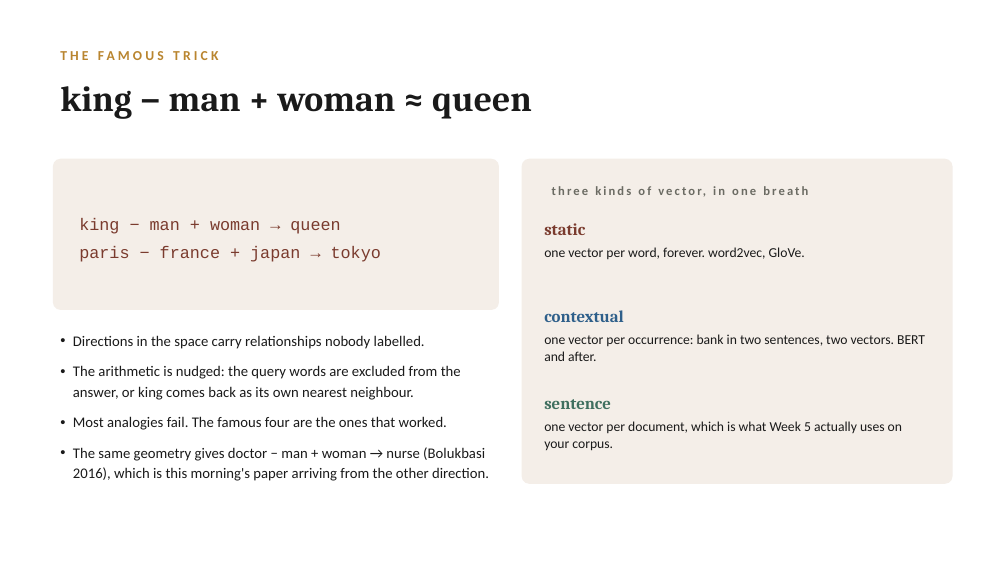
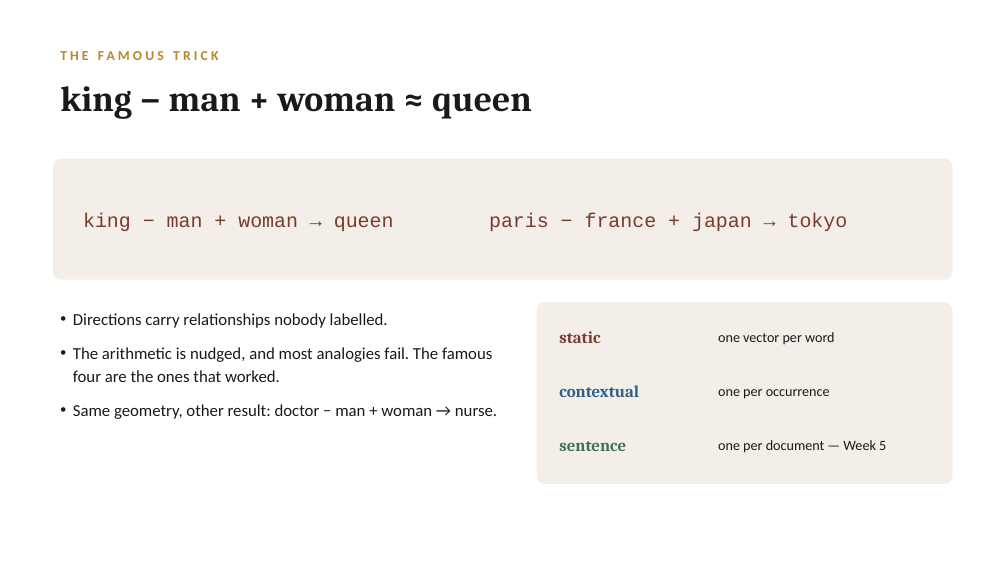
Before and after one commit to lucianli123/culture-as-data-2026, a slide deck: slide 16 of slides/week-04-lecture-draft.pptx (slide 13 before the commit). Drawn at 1008x567 pixels with LibreOffice and Linux fonts; fonts in the diff are those of the drawing. Boxes give left, top, right and bottom in pixels: in the first picture for what was removed or moved away, otherwise in the second. Text is boxed around its words. In the diff, an @@ line names an element or a change of style, - is before the commit and + after.

```diff
--- a/slides/week-04-lecture-draft.pptx
+++ b/slides/week-04-lecture-draft.pptx
@@ rounded rectangle at box(53, 159, 953, 280): proportions changed @@
@@ rounded rectangle: place and size @@
-rounded rectangle at box(53, 159, 499, 310)
+rounded rectangle at box(53, 159, 953, 280)
@@ text removed at box(544, 178, 930, 204) @@
-three kinds of vector, in one breath
@@ text at box(83, 213, 848, 231): text changed; size 16 to 19 pt @@
-king − man + woman → queen
-paris − france + japan → tokyo
+king − man + woman → queen paris − france + japan → tokyo
@@ text at box(73, 313, 497, 419): text changed; size 14 to 16 pt @@
-• Directions in the space carry relationships nobody labelled.
-• The arithmetic is nudged: the query words are excluded from the answer, or king comes back as its own nearest neighbour.
-• Most analogies fail. The famous four are the ones that worked.
-• The same geometry gives doctor − man + woman → nurse (Bolukbasi 2016), which is this morning's paper arriving from the other direction.
+• Directions carry relationships nobody labelled.
+• The arithmetic is nudged, and most analogies fail. The famous four are the ones that worked.
+• Same geometry, other result: doctor − man + woman → nurse.
@@ rounded rectangle: place and size @@
-rounded rectangle at box(522, 159, 953, 484)
+rounded rectangle at box(537, 302, 953, 484)
@@ rounded rectangle at box(537, 302, 953, 484): proportions changed @@
@@ text "static": place and size @@
-text "static" at box(544, 223, 585, 235)
+text "static" at box(559, 331, 600, 343)
@@ text "one vector per word" at box(718, 332, 835, 345): vertical alignment top to middle @@
@@ text removed at box(544, 334, 925, 361) @@
-one vector per occurrence: bank in two sentences, two vectors. BERT and after.
@@ text at box(718, 332, 835, 345): text changed; size 13 to 13.5 pt @@
-one vector per word, forever. word2vec, GloVe.
+one vector per word
@@ text "contextual": place and size @@
-text "contextual" at box(544, 310, 624, 322)
+text "contextual" at box(559, 385, 639, 397)
@@ text added at box(718, 389, 830, 399), 13.5 pt, text #1A1A1A @@
+one per occurrence
@@ text "sentence": place and size @@
-text "sentence" at box(544, 399, 611, 409)
+text "sentence" at box(559, 441, 626, 451)
@@ text "one per document — Week ..." at box(718, 440, 886, 453): vertical alignment top to middle @@
@@ text at box(718, 440, 886, 453): text changed; size 13 to 13.5 pt @@
-one vector per document, which is what Week 5 actually uses on your corpus.
+one per document — Week 5
```
Also in this commit, not shown: 11 other slides changed, 5 slides added, 2 slides removed, 3 other files.
